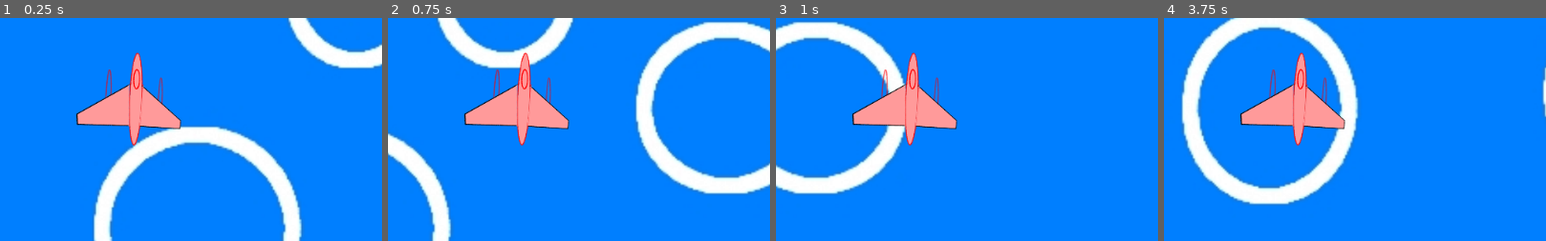
Above: before the commit, frames 1-4 (left to right).
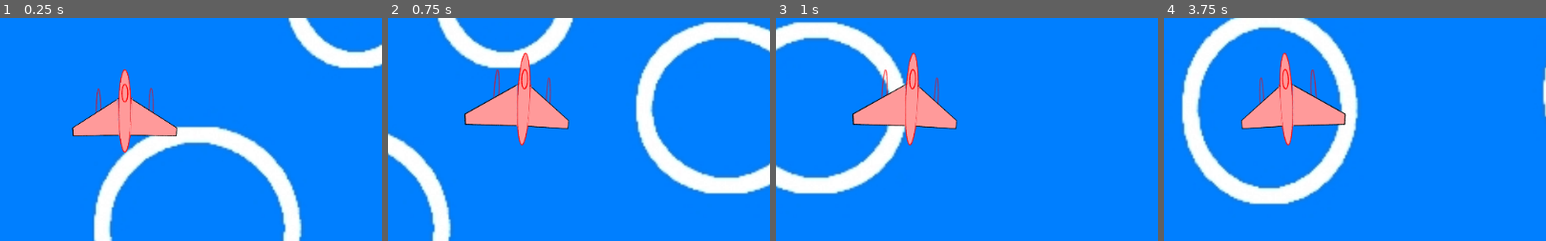
Above: after the commit, the same moments.

Repository: thebigG/Gunner
Game: Godot game, scene res://World.tscn
The game is run twice, just before and just after one commit, with the same random seed, the same clock (stepped at 60 frames per second) and the same inputs.
Inputs:
- Up to frame 1 (0.25 s): no input
- Up to frame 2 (0.75 s): tap Enter at 0.5 s; hold Right (ui_right) from 0.53 s (still down)
- Up to frame 3 (1 s): keep holding Right (ui_right)
- Up to frame 4 (3.75 s): release Right (ui_right) at 1.28 s; hold Down (ui_down) 1.28-2.03 s; hold Right (ui_right) 2.03-2.78 s; hold Up (ui_up) 2.78-3.53 s; hold Left (ui_left) from 3.53 s (still down)
The pictures show only the part of the screen within x 34-84%, y 29-79%; the shares and areas given below are measured in that part.

The runs differ from the first frame. In frame 1, 4.2% of the frame differs, in the area x 18-48%, y 15-61%; in frame 2, nothing differs; in frame 3, nothing differs; in frame 4, 2.9%.

Commit message:
-Got left and right animations :)

Diff:
--- a/Gunner1.gd
+++ b/Gunner1.gd
@@ -12,13 +12,32 @@
 	pass # Replace with function body.
 
 func _physics_process(delta):
+	$Turn.set_frame(0)
 	if Input.is_action_pressed("ui_right"):
+			$Turn.set_animation("Right")
+			$Turn.play()
+			$Turn.set_frame(1)
+			print('current animation:' + $Turn.animation)
 			current_direction.x = speed
 			current_direction.y = 0
 
+	#Would like a cleaner way of doing this...
+	else:
+		if $Turn.animation == "Right":
+			$Turn.stop()
+			$Turn.set_frame(0)
+
 	if Input.is_action_pressed("ui_left"):
+			$Turn.set_animation("Left")
+			$Turn.play()
+			$Turn.set_frame(1)
 			current_direction.x = -speed
 			current_direction.y = 0
+	else:
+		if $Turn.animation == "Left":
+			$Turn.stop()
+			$Turn.set_frame(0)
+
 	if Input.is_action_pressed("ui_down"):
 			current_direction.y = speed
 			current_direction.x = 0
--- a/Gunner1.tscn
+++ b/Gunner1.tscn
@@ -1,13 +1,24 @@
-[gd_scene load_steps=5 format=2]
+[gd_scene load_steps=7 format=2]
 
 [ext_resource path="res://Gunner1.gd" type="Script" id=1]
 [ext_resource path="res://Jet-tilted-right.png" type="Texture" id=2]
+[ext_resource path="res://Jet.png" type="Texture" id=3]
+[ext_resource path="res://Jet_tilted_left.png" type="Texture" id=4]
 
 [sub_resource type="CapsuleShape2D" id=1]
 
-[sub_resource type="ImageTexture" id=2]
-flags = 39
-flags = 39
+[sub_resource type="SpriteFrames" id=2]
+animations = [ {
+"frames": [ ExtResource( 3 ), ExtResource( 2 ) ],
+"loop": true,
+"name": "Right",
+"speed": 5.0
+}, {
+"frames": [ ExtResource( 3 ), ExtResource( 4 ) ],
+"loop": true,
+"name": "Left",
+"speed": 5.0
+} ]
 
 [node name="Gunner1" type="KinematicBody2D"]
 position = Vector2( 360, 296 )
@@ -17,11 +28,11 @@
 [node name="CollisionShape2D" type="CollisionShape2D" parent="."]
 shape = SubResource( 1 )
 
-[node name="Sprite" type="Sprite" parent="."]
+[node name="Turn" type="AnimatedSprite" parent="."]
 position = Vector2( 16, 0 )
 scale = Vector2( 0.263672, 0.298828 )
-texture = ExtResource( 2 )
-normal_map = SubResource( 2 )
+frames = SubResource( 2 )
+animation = "Left"
 
 [node name="Camera2D" type="Camera2D" parent="."]
 current = true
Binary file added: Jet_tilted_left.png
Not shown, added: Jet_tilted_left.png.import
